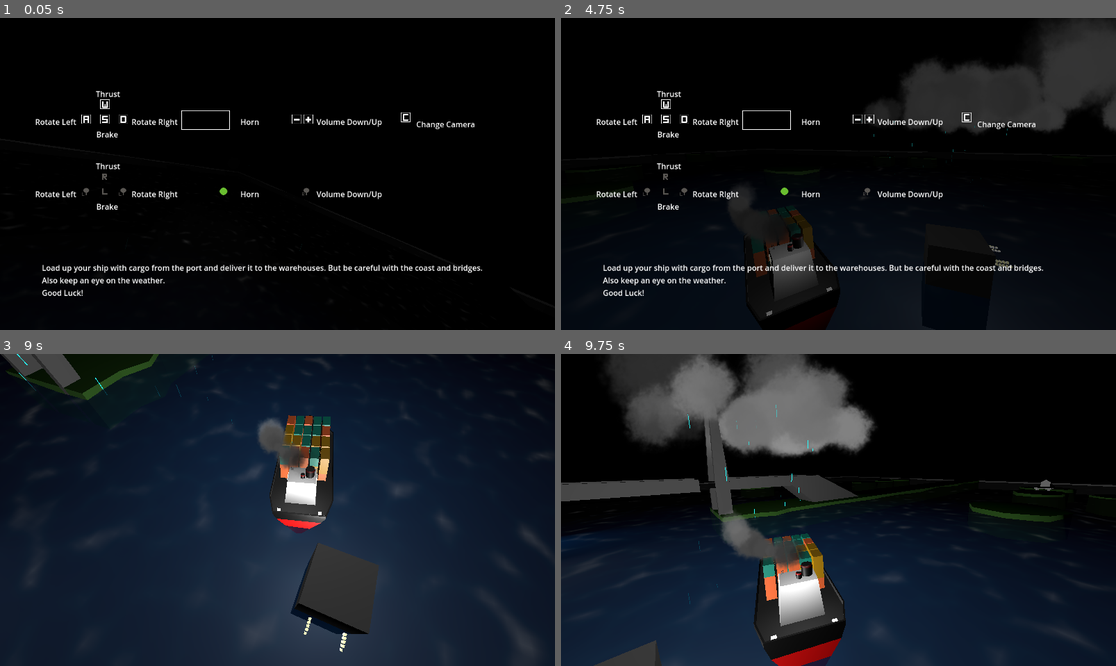
Above: before the commit, frames 1-4 (two rows, left to right).
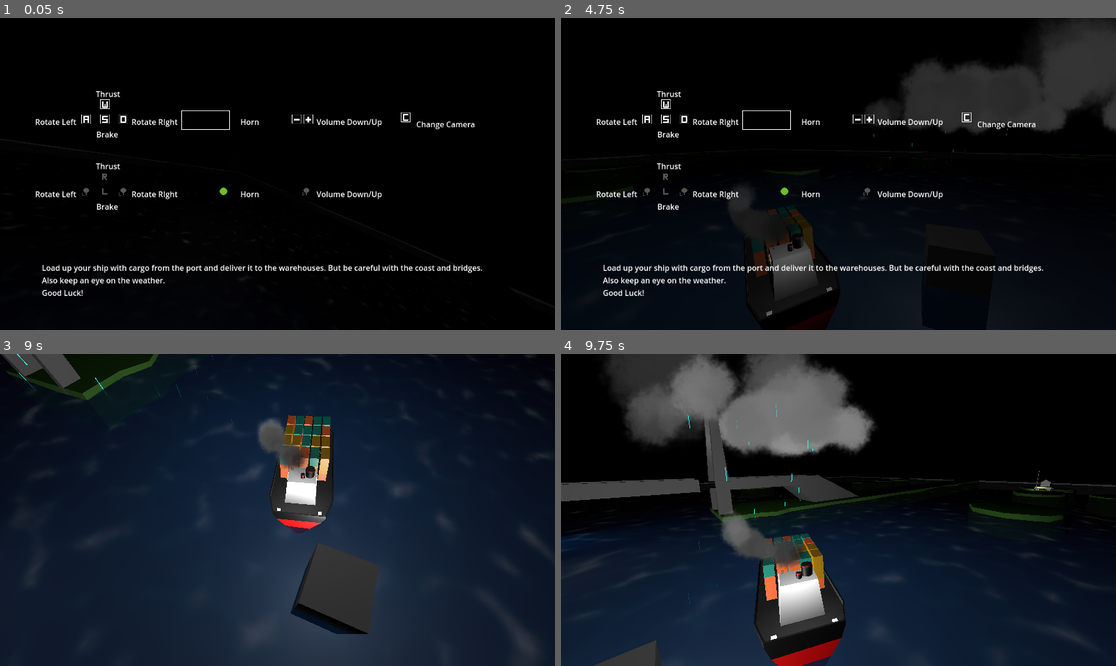
Above: after the commit, the same moments.

Repository: savenger/shipped
Game: Godot game, scene res://level/game.tscn
Same seed, same stepped clock (60 frames per second), same inputs: the game is played once before the commit and once after it.
Inputs (mouse positions are in pixels of both pictures, inside the frame that each line leads up to):
- Up to frame 1 (0.05 s): no input
- Up to frame 2 (4.75 s): tap Enter at 0.5 s; move the mouse to (960, 158) at 0.52 s; hold D (Turn Right) 0.53-1.28 s; click (960, 158) at 0.6 s; move the mouse to (727, 189) at 1.27 s; hold A (Turn Left) 1.28-2.03 s; tap Mouse wheel down (volume_down) at 1.35, 4.35 s; move the mouse to (894, 105) at 2.02 s; hold D (Turn Right) 2.03-2.78 s; tap Mouse wheel up (volume_up) at 2.1 s; move the mouse to (810, 236) at 2.77 s; hold S (CounterThrust) 2.78-3.53 s; tap C at 2.85 s; move the mouse to (1005, 220) at 3.52 s; hold A (Turn Left) from 3.53 s (still down); click (1005, 220) at 3.6 s; move the mouse to (672, 127) at 4.27 s
- Up to frame 3 (9 s): move the mouse to (305, 510) at 5.02 s; tap Mouse wheel up (volume_up) at 5.1, 8.1 s; move the mouse to (194, 432) at 5.77 s; release A (Turn Left) at 5.78 s; hold D (Turn Right) 5.78-6.53 s; tap C at 5.85, 8.85 s; move the mouse to (399, 494) at 6.52 s; hold S (CounterThrust) 6.53-7.28 s; click (399, 494) at 6.6 s; move the mouse to (166, 525) at 7.27 s; hold D (Turn Right) 7.28-8.03 s; tap Mouse wheel down (volume_down) at 7.35 s; move the mouse to (333, 441) at 8.02 s; hold A (Turn Left) from 8.03 s (still down); move the mouse to (249, 572) at 8.77 s
- Up to frame 4 (9.75 s): move the mouse to (1005, 556) at 9.52 s; release A (Turn Left) at 9.53 s; hold S (CounterThrust) from 9.53 s (still down); click (1005, 556) at 9.6 s

Frame 1 is identical in both runs. In frame 2, less than 0.1% of the frame differs, in the area x 77-82%, y 72-81%; in frame 3, less than 0.1%, in the area x 54-63%, y 84-96%; in frame 4, less than 0.1%.

Commit message:
added a lantern to the warehouses

Diff:
--- a/Models/Ship/Ship.tscn
+++ b/Models/Ship/Ship.tscn
@@ -1,105 +1,5 @@
-[gd_scene load_steps=4 format=3 uid="uid://c28ee3jx33wh3"]
+[gd_scene load_steps=2 format=3 uid="uid://c28ee3jx33wh3"]
 
 [ext_resource type="PackedScene" uid="uid://dqwaspvwrb5d4" path="res://Models/Ship/Ship.glb" id="1_777qy"]
 
-[sub_resource type="StandardMaterial3D" id="StandardMaterial3D_c5lsi"]
-emission_enabled = true
-emission = Color(1, 1, 0.705882, 1)
-
-[sub_resource type="BoxMesh" id="BoxMesh_1rabv"]
-material = SubResource("StandardMaterial3D_c5lsi")
-size = Vector3(0.1, 0.1, 0.1)
-
 [node name="Ship" instance=ExtResource("1_777qy")]
-
-[node name="Windows" type="Node" parent="." index="4"]
-
-[node name="MeshInstance3D" type="MeshInstance3D" parent="Windows" index="0"]
-transform = Transform3D(1, 0, 0, 0, 1, 0, 0, 0, 1, -0.786037, 1.88442, 1.81505)
-mesh = SubResource("BoxMesh_1rabv")
-skeleton = NodePath("../..")
-
-[node name="MeshInstance3D2" type="MeshInstance3D" parent="Windows" index="1"]
-transform = Transform3D(1, 0, 0, 0, 1, 0, 0, 0, 1, -0.786037, 1.88442, 1.9562)
-mesh = SubResource("BoxMesh_1rabv")
-skeleton = NodePath("../..")
-
-[node name="MeshInstance3D3" type="MeshInstance3D" parent="Windows" index="2"]
-transform = Transform3D(1, 0, 0, 0, 1, 0, 0, 0, 1, -0.786037, 1.88442, 2.10119)
-mesh = SubResource("BoxMesh_1rabv")
-skeleton = NodePath("../..")
-
-[node name="MeshInstance3D4" type="MeshInstance3D" parent="Windows" index="3"]
-transform = Transform3D(1, 0, 0, 0, 1, 0, 0, 0, 1, -0.786037, 1.88442, 2.25126)
-mesh = SubResource("BoxMesh_1rabv")
-skeleton = NodePath("../..")
-
-[node name="MeshInstance3D6" type="MeshInstance3D" parent="Windows" index="4"]
-transform = Transform3D(1, 0, 0, 0, 1, 0, 0, 0, 1, -0.786037, 1.69959, 1.81505)
-mesh = SubResource("BoxMesh_1rabv")
-skeleton = NodePath("../..")
-
-[node name="MeshInstance3D7" type="MeshInstance3D" parent="Windows" index="5"]
-transform = Transform3D(1, 0, 0, 0, 1, 0, 0, 0, 1, -0.786037, 1.69959, 1.9562)
-mesh = SubResource("BoxMesh_1rabv")
-skeleton = NodePath("../..")
-
-[node name="MeshInstance3D8" type="MeshInstance3D" parent="Windows" index="6"]
-transform = Transform3D(1, 0, 0, 0, 1, 0, 0, 0, 1, -0.786037, 1.69959, 2.10119)
-mesh = SubResource("BoxMesh_1rabv")
-skeleton = NodePath("../..")
-
-[node name="MeshInstance3D9" type="MeshInstance3D" parent="Windows" index="7"]
-transform = Transform3D(1, 0, 0, 0, 1, 0, 0, 0, 1, -0.786037, 1.69959, 2.25126)
-mesh = SubResource("BoxMesh_1rabv")
-skeleton = NodePath("../..")
-
-[node name="MeshInstance3D10" type="MeshInstance3D" parent="Windows" index="8"]
-transform = Transform3D(1, 0, 0, 0, 1, 0, 0, 0, 1, -0.786037, 1.69959, 2.40341)
-mesh = SubResource("BoxMesh_1rabv")
-skeleton = NodePath("../..")
-
-[node name="MeshInstance3D5" type="MeshInstance3D" parent="Windows" index="9"]
-transform = Transform3D(1, 0, 0, 0, 1, 0, 0, 0, 1, 0.793126, 1.88442, 1.81505)
-mesh = SubResource("BoxMesh_1rabv")
-skeleton = NodePath("../..")
-
-[node name="MeshInstance3D11" type="MeshInstance3D" parent="Windows" index="10"]
-transform = Transform3D(1, 0, 0, 0, 1, 0, 0, 0, 1, 0.793126, 1.88442, 1.9562)
-mesh = SubResource("BoxMesh_1rabv")
-skeleton = NodePath("../..")
-
-[node name="MeshInstance3D12" type="MeshInstance3D" parent="Windows" index="11"]
-transform = Transform3D(1, 0, 0, 0, 1, 0, 0, 0, 1, 0.793126, 1.88442, 2.10119)
-mesh = SubResource("BoxMesh_1rabv")
-skeleton = NodePath("../..")
-
-[node name="MeshInstance3D13" type="MeshInstance3D" parent="Windows" index="12"]
-transform = Transform3D(1, 0, 0, 0, 1, 0, 0, 0, 1, 0.793126, 1.88442, 2.25126)
-mesh = SubResource("BoxMesh_1rabv")
-skeleton = NodePath("../..")
-
-[node name="MeshInstance3D14" type="MeshInstance3D" parent="Windows" index="13"]
-transform = Transform3D(1, 0, 0, 0, 1, 0, 0, 0, 1, 0.793126, 1.69959, 1.81505)
-mesh = SubResource("BoxMesh_1rabv")
-skeleton = NodePath("../..")
-
-[node name="MeshInstance3D15" type="MeshInstance3D" parent="Windows" index="14"]
-transform = Transform3D(1, 0, 0, 0, 1, 0, 0, 0, 1, 0.793126, 1.69959, 1.9562)
-mesh = SubResource("BoxMesh_1rabv")
-skeleton = NodePath("../..")
-
-[node name="MeshInstance3D16" type="MeshInstance3D" parent="Windows" index="15"]
-transform = Transform3D(1, 0, 0, 0, 1, 0, 0, 0, 1, 0.793126, 1.69959, 2.10119)
-mesh = SubResource("BoxMesh_1rabv")
-skeleton = NodePath("../..")
-
-[node name="MeshInstance3D17" type="MeshInstance3D" parent="Windows" index="16"]
-transform = Transform3D(1, 0, 0, 0, 1, 0, 0, 0, 1, 0.793126, 1.69959, 2.25126)
-mesh = SubResource("BoxMesh_1rabv")
-skeleton = NodePath("../..")
-
-[node name="MeshInstance3D18" type="MeshInstance3D" parent="Windows" index="17"]
-transform = Transform3D(1, 0, 0, 0, 1, 0, 0, 0, 1, 0.793126, 1.69959, 2.40341)
-mesh = SubResource("BoxMesh_1rabv")
-skeleton = NodePath("../..")
--- a/Models/Warehouse/Warehouse.tscn
+++ b/Models/Warehouse/Warehouse.tscn
@@ -65,6 +65,50 @@
 [sub_resource type="BoxShape3D" id="BoxShape3D_aads4"]
 size = Vector3(3.6, 5, 6)
 
+[sub_resource type="StandardMaterial3D" id="StandardMaterial3D_721jp"]
+
+[sub_resource type="BoxMesh" id="BoxMesh_vjlju"]
+material = SubResource("StandardMaterial3D_721jp")
+size = Vector3(0.1, 5, 0.1)
+
+[sub_resource type="Animation" id="Animation_eqslm"]
+resource_name = "lantern_swinging"
+length = 5.0
+loop_mode = 1
+tracks/0/type = "value"
+tracks/0/imported = false
+tracks/0/enabled = true
+tracks/0/path = NodePath("SpotLight3D:rotation")
+tracks/0/interp = 2
+tracks/0/loop_wrap = true
+tracks/0/keys = {
+"times": PackedFloat32Array(0, 2.2, 5),
+"transitions": PackedFloat32Array(1, 1, 1),
+"update": 0,
+"values": [Vector3(-1.44862, 0, 0), Vector3(-1.74334, 0, 0), Vector3(-1.44862, 0, 0)]
+}
+
+[sub_resource type="Animation" id="Animation_2kkny"]
+length = 0.001
+tracks/0/type = "value"
+tracks/0/imported = false
+tracks/0/enabled = true
+tracks/0/path = NodePath("SpotLight3D:rotation")
+tracks/0/interp = 1
+tracks/0/loop_wrap = true
+tracks/0/keys = {
+"times": PackedFloat32Array(0),
+"transitions": PackedFloat32Array(1),
+"update": 0,
+"values": [Vector3(-1.74334, 0, 0)]
+}
+
+[sub_resource type="AnimationLibrary" id="AnimationLibrary_hxt3k"]
+_data = {
+"RESET": SubResource("Animation_2kkny"),
+"lantern_swinging": SubResource("Animation_eqslm")
+}
+
 [node name="Warehouse" type="StaticBody3D"]
 
 [node name="Peir" type="MeshInstance3D" parent="."]
@@ -78,3 +122,24 @@
 [node name="CollisionShape3D" type="CollisionShape3D" parent="."]
 transform = Transform3D(1, 0, 0, 0, 1, 0, 0, 0, 1, 0, -1.8, 7)
 shape = SubResource("BoxShape3D_aads4")
+
+[node name="Post" type="MeshInstance3D" parent="."]
+transform = Transform3D(1, 0, 0, 0, 1, 0, 0, 0, 1, -1.35974, 3.11333, 9.53685)
+mesh = SubResource("BoxMesh_vjlju")
+
+[node name="SpotLight3D" type="SpotLight3D" parent="Post"]
+transform = Transform3D(1, 0, 0, 0, -0.171688, 0.985151, 0, -0.985151, -0.171688, 0, 2.39351, 0)
+light_color = Color(1, 0.929412, 0.298039, 1)
+light_energy = 11.0
+spot_range = 18.34
+spot_angle = 22.5
+
+[node name="OmniLight3D" type="OmniLight3D" parent="Post"]
+light_color = Color(1, 1, 0.286275, 1)
+light_energy = 2.569
+
+[node name="AnimationPlayer" type="AnimationPlayer" parent="Post"]
+autoplay = "lantern_swinging"
+libraries = {
+"": SubResource("AnimationLibrary_hxt3k")
+}
Not shown: 1 places in Models/Warehouse/Warehouse.tscn that only renumber resources
Not shown: 2 places in ship/ship.tscn that only renumber resources
